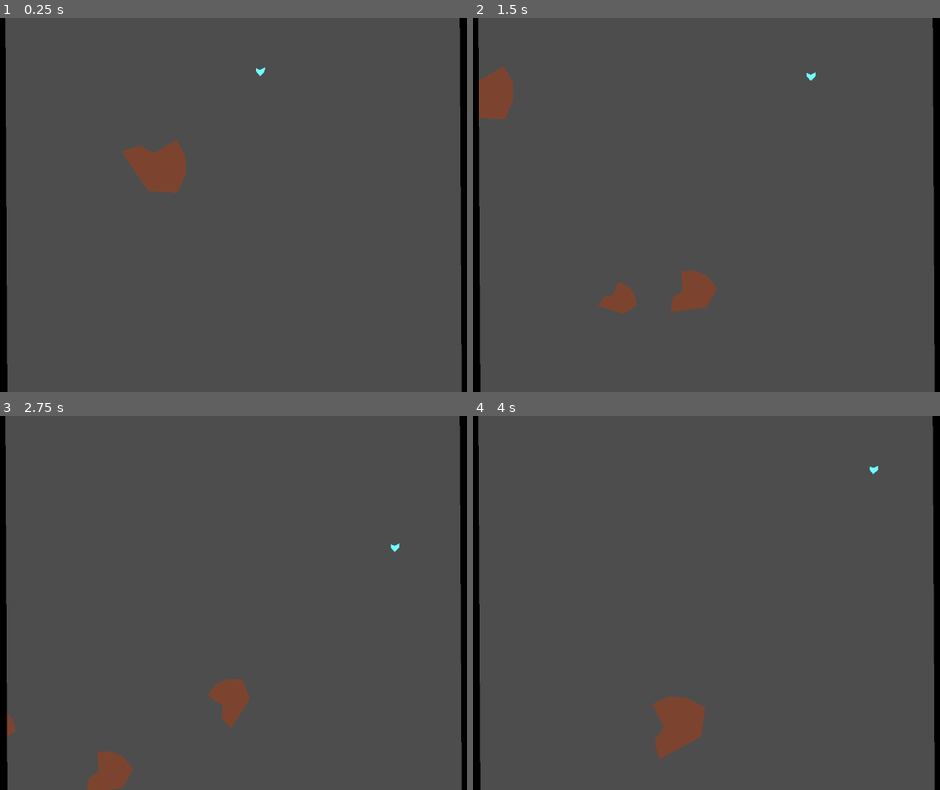
Above: before the commit, frames 1-4 (two rows, left to right).
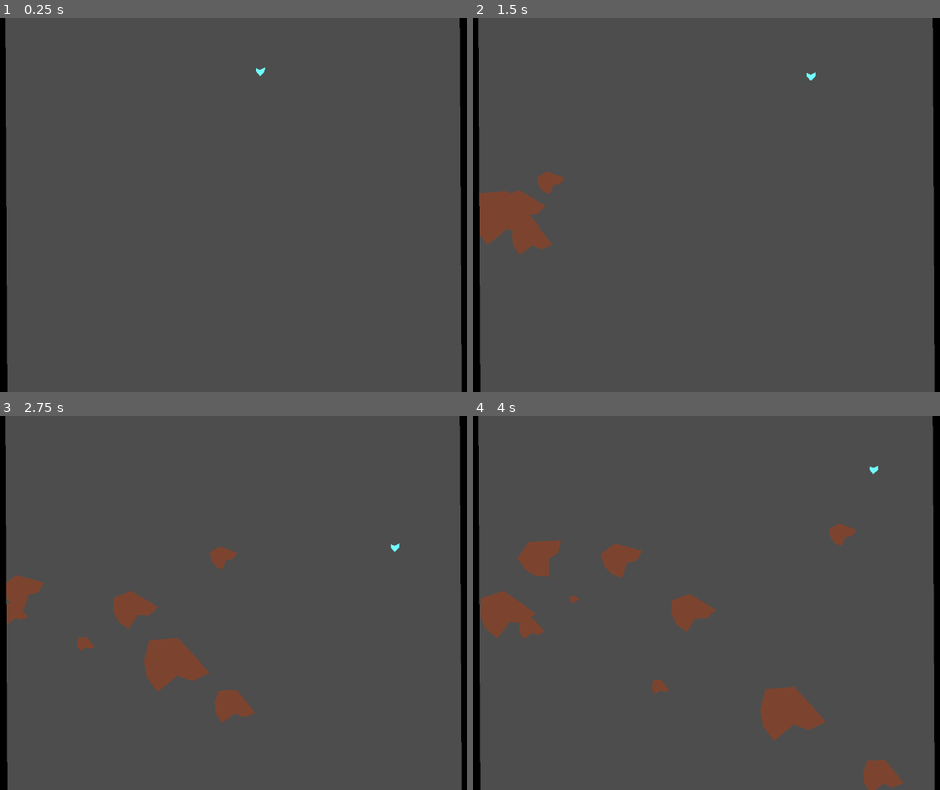
Above: after the commit, the same moments.

Repository: Fanny-Pack-Studios/juego-gamejam-equipo-yacare-wick
Game: Godot game, scene res://Nivel1.tscn
Two runs of this game, one before a commit and one after it. Both use one fixed random seed, a clock stepped at 60 frames per second and the inputs below. The project has no main scene, so this scene is started directly.
Inputs (mouse positions are in pixels of both pictures, inside the frame that each line leads up to):
- Up to frame 1 (0.25 s): no input
- Up to frame 2 (1.5 s): tap Enter at 0.5 s; move the mouse to (855, 186) at 0.52 s; hold Right (ui_right) 0.53-1.28 s; click (855, 186) at 0.67 s; move the mouse to (575, 223) at 1.27 s; hold Down (ui_down) from 1.28 s (still down)
- Up to frame 3 (2.75 s): move the mouse to (303, 520) at 2.02 s; release Down (ui_down) at 2.03 s; hold Right (ui_right) from 2.03 s (still down)
- Up to frame 4 (4 s): move the mouse to (673, 677) at 2.77 s; release Right (ui_right) at 2.78 s; hold Up (ui_up) 2.78-3.53 s; click (673, 677) at 2.92 s; move the mouse to (907, 659) at 3.52 s; hold Left (ui_left) from 3.53 s (still down)

The runs differ from the first frame. In frame 1, 1.3% of the frame differs, in the area x 26-40%, y 32-47%; in frame 2, 3.9%; in frame 3, 3.8%; in frame 4, 5.9%, in the area x 1-93%, y 28-100%.

Commit message:
Asteroides random

Diff:
--- a/AsteroidsSpawner.gd
+++ b/AsteroidsSpawner.gd
@@ -1,15 +1,22 @@
 extends Node2D
 
+@export var time_between_spawns_bounds := Vector2(0.5, 1.5)
 const Asteroid = preload("res://Characters/Asteroid.tscn")
 # Un asteroide grande ocupa mas puntos que un asteroide chico
 @export var max_asteroid_points_in_screen = 2
 var current_asteroid_points_in_screen = 0
 
+@export var asteroid_config: AsteroidConfig
+
 func _ready():
 	spawn_asteroid_process()
 
 func spawn_asteroid_process():
-	await get_tree().create_timer(randf_range(0.5, 1.5), false, true).timeout
+	var time_to_spawn = randf_range(
+		time_between_spawns_bounds.x,
+		time_between_spawns_bounds.y
+	)
+	await get_tree().create_timer(time_to_spawn, false, true).timeout
 
 	if(current_asteroid_points_in_screen < max_asteroid_points_in_screen):
 		spawn_asteroid()
@@ -18,6 +25,7 @@
 
 func spawn_asteroid():
 	var asteroid := Asteroid.instantiate()
+	asteroid.config = asteroid_config
 	add_child(asteroid)
 	current_asteroid_points_in_screen += asteroid.asteroid_points()
 	asteroid.removed.connect(self.asteroid_removed)
--- a/Characters/Asteroid.gd
+++ b/Characters/Asteroid.gd
@@ -1,9 +1,7 @@
 class_name Asteroid
 extends CharacterBody2D
 #
-@export var speed_bounds := Vector2(300.0, 400.0)
-@export var angle_bounds_degrees := Vector2(0, 360)
-@export var scale_bounds := Vector2(0.33, 1.0)
+@export var config: AsteroidConfig
 
 signal removed(asteroid)
 
@@ -11,11 +9,15 @@
 	return scale.x
 
 func _ready():
-	var speed = _randf_bounds(speed_bounds)
-	rotation = _randf_bounds(angle_bounds_degrees)
+	var speed = _randf_bounds(config.speed_bounds)
+	rotation = _randf_bounds(config.angle_bounds_degrees)
 	velocity = (Vector2.UP * speed).rotated(rotation)
-	var size = _randf_bounds(scale_bounds)
+	var size = _randf_bounds(config.scale_bounds)
 	scale = Vector2.ONE * size
+	global_transform.origin.x = randf_range(
+		config.origin_bounds.x,
+		get_viewport_rect().end.x * config.origin_bounds.y
+	)
 
 func _physics_process(delta):
 	move_and_slide()
--- a/Characters/Asteroid.tscn
+++ b/Characters/Asteroid.tscn
@@ -1,12 +1,21 @@
-[gd_scene load_steps=2 format=3 uid="uid://mf3xi1sqy23e"]
+[gd_scene load_steps=4 format=3 uid="uid://mf3xi1sqy23e"]
 
 [ext_resource type="Script" path="res://Characters/Asteroid.gd" id="1_blshm"]
+[ext_resource type="Script" path="res://Characters/AsteroidConfig.gd" id="2_7nnfm"]
+
+[sub_resource type="Resource" id="Resource_y44yl"]
+script = ExtResource("2_7nnfm")
+speed_bounds = Vector2(300, 400)
+angle_bounds_degrees = Vector2(0, 360)
+scale_bounds = Vector2(0.33, 1)
+origin_bounds = Vector2(0, 1)
 
 [node name="Asteroids" type="CharacterBody2D"]
 visibility_layer = 2
 collision_layer = 2
 collision_mask = 0
 script = ExtResource("1_blshm")
+config = SubResource("Resource_y44yl")
 
 [node name="Polygon2D" type="Polygon2D" parent="."]
 scale = Vector2(5, 5)
--- /dev/null
+++ b/Characters/AsteroidConfig.gd
@@ -0,0 +1,7 @@
+class_name AsteroidConfig
+extends Resource
+
+@export var speed_bounds := Vector2(300.0, 400.0)
+@export var angle_bounds_degrees := Vector2(0, 360)
+@export var scale_bounds := Vector2(0.33, 1.0)
+@export var origin_bounds := Vector2(0, 1.0)
--- /dev/null
+++ b/Characters/AsteroidConfig.tres
@@ -0,0 +1,9 @@
+[gd_resource type="Resource" script_class="AsteroidConfig" load_steps=2 format=3 uid="uid://bmwi0m1q3keee"]
+
+[ext_resource type="Script" path="res://Characters/AsteroidConfig.gd" id="1_77su8"]
+
+[resource]
+script = ExtResource("1_77su8")
+speed_bounds = Vector2(300, 400)
+angle_bounds_degrees = Vector2(0, 360)
+scale_bounds = Vector2(0.33, 1)
--- a/Nivel1.tscn
+++ b/Nivel1.tscn
@@ -1,14 +1,21 @@
-[gd_scene load_steps=7 format=3 uid="uid://b52m3kg7lo4r2"]
+[gd_scene load_steps=8 format=3 uid="uid://b52m3kg7lo4r2"]
 
 [ext_resource type="Script" path="res://Characters/Spaceship.gd" id="1_qnpja"]
-[ext_resource type="PackedScene" uid="uid://mf3xi1sqy23e" path="res://Characters/Asteroid.tscn" id="2_b4bhi"]
 [ext_resource type="Script" path="res://AsteroidsSpawner.gd" id="3_7ueoi"]
 [ext_resource type="Script" path="res://VanishAsteroids.gd" id="3_suq56"]
+[ext_resource type="Script" path="res://Characters/AsteroidConfig.gd" id="4_fdci7"]
 
 [sub_resource type="CircleShape2D" id="CircleShape2D_ohwe6"]
 
 [sub_resource type="RectangleShape2D" id="RectangleShape2D_1f6ug"]
 size = Vector2(300, 1500)
+
+[sub_resource type="Resource" id="Resource_hfikw"]
+script = ExtResource("4_fdci7")
+speed_bounds = Vector2(100, 600)
+angle_bounds_degrees = Vector2(1, 2)
+scale_bounds = Vector2(0.1, 1)
+origin_bounds = Vector2(0.15, 0.15)
 
 [node name="Nivel1" type="Node2D"]
 
@@ -28,9 +35,6 @@
 color = Color(0.443137, 1, 1, 1)
 polygon = PackedVector2Array(-12, -1, -12, -1, 1, -13, 1, -13, 1, -13, 12, 0, 12, 0, 12, 0, 12, 10, 12, 10, 12, 10, 1, 5, 1, 5, 1, 5, -13, 12, -13, 12, -13, 12)
 
-[node name="Asteroids" parent="." instance=ExtResource("2_b4bhi")]
-position = Vector2(854, 491)
-
 [node name="Walls" type="StaticBody2D" parent="."]
 z_index = 1
 collision_layer = 2147483648
@@ -45,7 +49,7 @@
 polygon = PackedVector2Array(-13, -20.9999, -13, -21, 299, -26, 299, -26, 299, -26, 299, -26, 299, -26, 299, -26, 299,  …(222 unchanged characters)…
 
 [node name="VanishAsteroids" type="Area2D" parent="Walls"]
-position = Vector2(-107, 0)
+position = Vector2(-280, 0)
 collision_layer = 0
 collision_mask = 2
 script = ExtResource("3_suq56")
@@ -70,7 +74,7 @@
 polygon = PackedVector2Array(-13, -20.9999, -13, -21, 299, -26, 299, -26, 299, -26, 299, -26, 299, -26, 299, -26, 299,  …(222 unchanged characters)…
 
 [node name="VanishAsteroids2" type="Area2D" parent="Walls2"]
-position = Vector2(-107, 0)
+position = Vector2(-256, -3.00061)
 collision_layer = 0
 collision_mask = 2
 script = ExtResource("3_suq56")
@@ -80,8 +84,11 @@
 shape = SubResource("RectangleShape2D_1f6ug")
 
 [node name="AsteroidsSpawner" type="Node2D" parent="."]
-position = Vector2(954, 769)
+position = Vector2(865, 537)
 script = ExtResource("3_7ueoi")
+time_between_spawns_bounds = Vector2(0.2, 0.5)
+max_asteroid_points_in_screen = 20
+asteroid_config = SubResource("Resource_hfikw")
 
 [connection signal="body_entered" from="Walls/VanishAsteroids" to="Walls/VanishAsteroids" method="_on_body_entered"]
 [connection signal="body_entered" from="Walls2/VanishAsteroids2" to="Walls2/VanishAsteroids2" method="_on_body_entered"]
